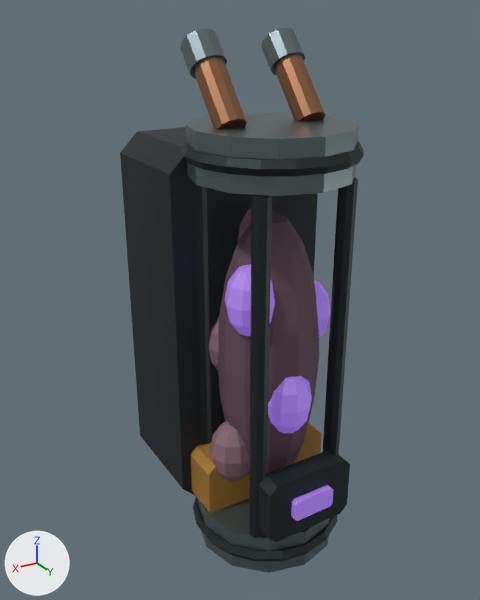
Two versions of the glTF model client/art-assets/culture_reservoir_resonant.glb, one commit apart.
Before and after are seen from a 50 mm lens placed at (0.31, 0.611, 0.284), pointed at (0.007, 0.105, 0.031). Arrows for +X, +Y and +Z are at lower left; the lights stay in place. The first picture is the older version. Vertices at exactly the same position are counted once.

In view in the first picture: 'culture_reservoir_resonant'.
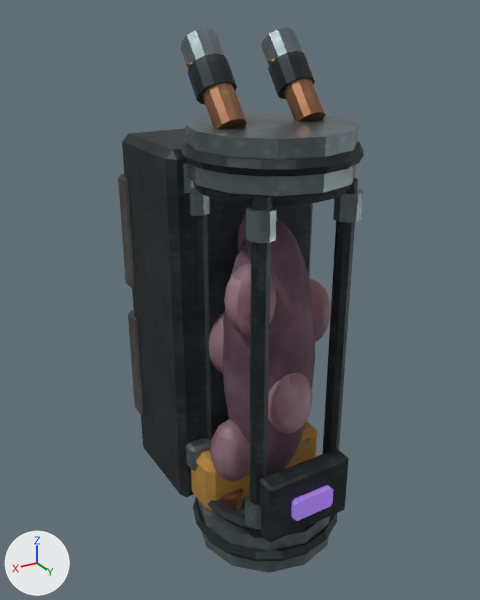
Changed parts and their boxes (x1, y1, x2, y2) in the pictures (480 x 600 px):
'culture_reservoir_resonant', reshaped
    before: (120, 27, 364, 573)
    after: (118, 27, 364, 573)
part 1 of me_culture_reservoir_resonant, added
    after: (268, 51, 315, 99)
part 2 of me_culture_reservoir_resonant, added
    after: (188, 53, 237, 104)
part 3 of me_culture_reservoir_resonant, added (mostly hidden)
    after: (183, 163, 195, 193)
part 4 of me_culture_reservoir_resonant, added
    after: (190, 187, 210, 216)
part 5 of me_culture_reservoir_resonant, added
    after: (333, 189, 363, 223)
part 6 of me_culture_reservoir_resonant, added
    after: (245, 494, 261, 529)
part 7 of me_culture_reservoir_resonant, added
    after: (246, 205, 277, 243)
part 8 of me_culture_reservoir_resonant, added (brown)
    after: (223, 219, 315, 476)
part 9 of me_culture_reservoir_resonant, added
    after: (220, 489, 242, 511)
part 10 of me_culture_reservoir_resonant, rebuilt
    before: (120, 127, 318, 495)
    after: (122, 128, 313, 497)
part 11 of me_culture_reservoir_resonant, rebuilt
    before: (258, 449, 350, 542)
    after: (259, 449, 349, 543)
part 12 of me_culture_reservoir_resonant, rebuilt
    before: (190, 423, 322, 513)
    after: (191, 421, 318, 510)
part 13 of me_culture_reservoir_resonant, cut back
    before: (208, 208, 330, 481)
    after: (186, 182, 350, 529)
part 14 of me_culture_reservoir_resonant, added (mostly hidden)
    after: (186, 58, 275, 67)
part 15 of me_culture_reservoir_resonant, added
    after: (118, 174, 144, 416)
part 16 of me_culture_reservoir_resonant, surface changed
    both: (181, 36, 357, 544)

The change, as a list of edits to the scene's bpy script:
```text
Add mat_bioridge:
    mat_bioridge = bpy.data.materials.new('bioRidge')
    # uses the picture img_image_12
    # uses the picture img_image_13
    # uses the picture img_image_14
Add mat_black:
    mat_black = bpy.data.materials.new('black')
    # uses the picture img_image_21
    # uses the picture img_image_22
    # uses the picture img_image_23
Add mat_fabric:
    mat_fabric = bpy.data.materials.new('fabric')
    # uses the picture img_image_24
    # uses the picture img_image_25
    # uses the picture img_image_26
Change me_culture_reservoir_resonant:
    remove me_culture_reservoir_resonant.from_pydata(...)  # 939 vertices, 1766 faces; spans x -0.078..0.078, y 0.0..0.227, z -0.211..0.273
    add me_culture_reservoir_resonant.from_pydata(...)  # 2376 vertices, 4512 faces; spans x -0.079..0.079, y -0.009..0.227, z -0.211..0.273
    me_culture_reservoir_resonant part 1: the loose piece of 24 vertices spanning x -0.055..-0.023, y 0.082..0.122, z 0.234..0.273 is copied, and the copy is turned -3.2 degrees about the x axis through its middle and scaled by 1.04, then moved by (0.0, 0.014, -0.019), in mat_frame; it spans x -0.056..-0.022, y 0.094..0.137, z 0.215..0.255
    me_culture_reservoir_resonant part 2: the loose piece of 24 vertices spanning x 0.023..0.055, y 0.082..0.122, z 0.234..0.273 is copied, and the copy is turned -3.2 degrees about the x axis through its middle and scaled by 1.04, then moved by (0.0, 0.014, -0.019), in mat_frame; it spans x 0.022..0.056, y 0.094..0.137, z 0.215..0.255
    me_culture_reservoir_resonant part 3: a new loose piece, a 10-sided cylinder along z spanning x 0.05..0.068, y 0.094..0.112, z 0.144..0.169, in mat_steel
    me_culture_reservoir_resonant part 4: a new loose piece, a 10-sided cylinder along z spanning x 0.038..0.061, y 0.092..0.116, z 0.124..0.148, in mat_steel
    me_culture_reservoir_resonant part 5: a new loose piece, a 10-sided cylinder along z spanning x -0.061..-0.038, y 0.176..0.2, z 0.124..0.148, in mat_steel
    me_culture_reservoir_resonant part 6: a new loose piece, a 10-sided cylinder along z spanning x 0.03..0.053, y 0.184..0.208, z -0.153..-0.129, in mat_steel
    me_culture_reservoir_resonant part 7: a new loose piece, a 10-sided cylinder along z spanning x 0.03..0.053, y 0.184..0.208, z 0.124..0.148, in mat_steel
    me_culture_reservoir_resonant part 8: a new loose piece, a UV sphere (20 segments, 12 rings, poles along z) spanning x -0.043..0.043, y 0.1..0.192, z -0.152..0.122, in mat_dermal
    me_culture_reservoir_resonant part 9: a new loose piece, a 10-sided cylinder along z spanning x 0.031..0.055, y 0.133..0.159, z -0.169..-0.153, in mat_copper
    me_culture_reservoir_resonant part 10: the loose piece of 16 vertices spanning x -0.078..0.078, y 0.0..0.11, z -0.18..0.18 is rebuilt with 24 vertices and now spans x -0.078..0.078, y 0.0..0.11, z -0.18..0.18
    me_culture_reservoir_resonant part 11: the loose piece of 16 vertices spanning x -0.045..0.045, y 0.201..0.221, z -0.162..-0.098 is rebuilt with 24 vertices and now spans x -0.045..0.045, y 0.201..0.221, z -0.162..-0.098
    me_culture_reservoir_resonant part 12: the loose piece of 16 vertices spanning x -0.068..0.068, y 0.079..0.149, z -0.175..-0.115 is rebuilt with 24 vertices and now spans x -0.068..0.068, y 0.079..0.149, z -0.175..-0.115
    me_culture_reservoir_resonant part 13: 404 vertices removed from x -0.06..0.059, y 0.087..0.207, z -0.158..0.128; 867 vertices added at x -0.072..0.072, y 0.079..0.213, z -0.166..0.16
    me_culture_reservoir_resonant part 14: 168 vertices added at x -0.056..0.056, y 0.089..0.123, z 0.244..0.25
    me_culture_reservoir_resonant part 15: 96 vertices added at x -0.079..0.079, y -0.009..0.016, z -0.129..0.14
    me_culture_reservoir_resonant part 16: 808 kept faces spanning x -0.075..0.075, y 0.07..0.222, z -0.211..0.273 get new texture (UV) coordinates
    other edits to the shape of me_culture_reservoir_resonant do not show in these pictures
    add me_culture_reservoir_resonant.materials.append(mat_bioridge)
    add me_culture_reservoir_resonant.materials.append(mat_black)
    add me_culture_reservoir_resonant.materials.append(mat_fabric)
```
